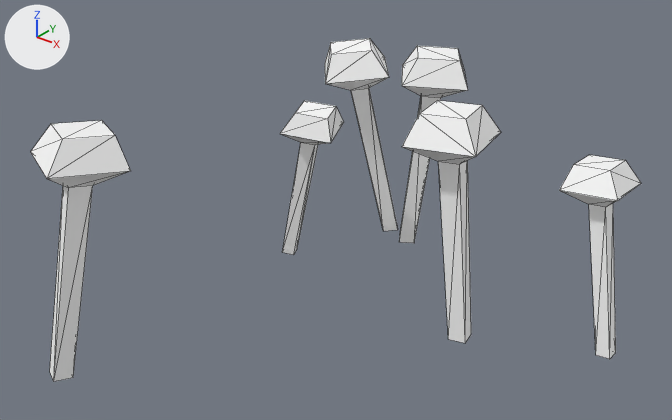
Renders of the glTF model assets/synty/simple_fantasy/models/SF_Env_Elven_Flower_04.glb from each side of a commit.
One viewpoint serves both versions: a 50 mm lens placed at (0.0263, -0.0354, 0.0285), pointed at (-0.0015, -0.0007, 0.007). Every picture has the same lights, and +X, +Y and +Z are marked at upper left. Mesh edges are drawn as thin lines.

The first picture shows 'SF_Env_Elven_Flower_04'.
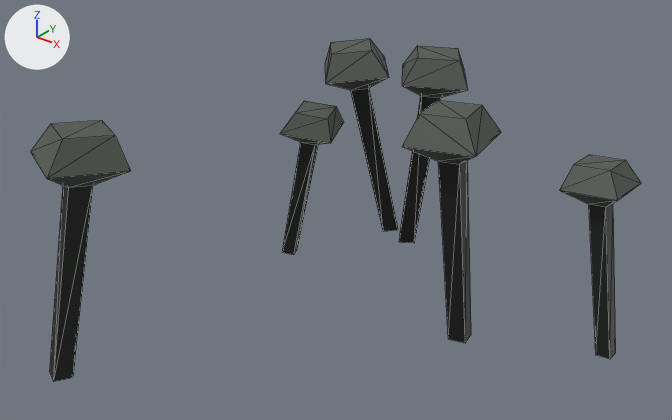
Where the change shows, as pixel boxes [x1, y1, x2, y2] in the pictures (672 x 420 px):
'SF_Env_Elven_Flower_04', surface changed (white to grey): [31, 38, 641, 381] in both

The change in detail:
Picture 'Undead_Footman_01' (img_undead_footman_01) is new.
In material 'lambert1' (mat_lambert1), base_color is no longer (1.0, 1.0, 1.0), white #ffffff.
In material 'lambert1' (mat_lambert1), texture is now set to img_undead_footman_01.
